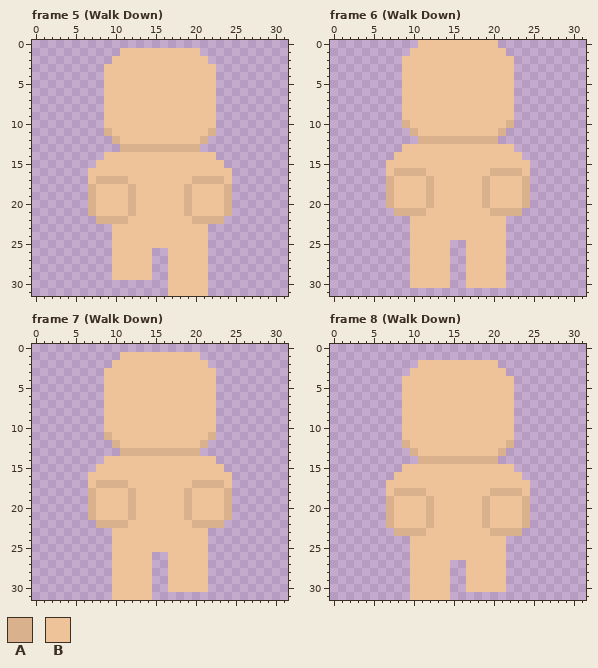
Pixel-art file: build/Aseprite files/player Model template.aseprite. Above, as it was before the edit.
32x32 pixels, 18 frames. Shown: frame 5 (Walk Down), frame 6 (Walk Down), frame 7 (Walk Down), frame 8 (Walk Down). The commit also changed other frames, which this record leaves out.
Visible layers, top first: "Hands", "Base".
Palette (. is transparent): A #d9b28d  B #eec39a
Pixels before, frame 5 (Walk Down), first column x 7:
 1 ....BBBBBBBBBB....
 2 ...BBBBBBBBBBBB...
 3 ..BBBBBBBBBBBBBB..
 4 ..BBBBBBBBBBBBBB..
 5 ..BBBBBBBBBBBBBB..
 6 ..BBBBBBBBBBBBBB..
 7 ..BBBBBBBBBBBBBB..
 8 ..BBBBBBBBBBBBBB..
 9 ..BBBBBBBBBBBBBB..
10 ..BBBBBBBBBBBBBB..
11 ..ABBBBBBBBBBBBA..
12 ...ABBBBBBBBBBA...
13 ....AAAAAAAAAA....
14 ..BBBBBBBBBBBBBB..
15 .BBBBBBBBBBBBBBBB.
16 BBBBBBBBBBBBBBBBBB
17 BAAAABBBBBBBBAAAAB
18 ABBBBABBBBBBABBBBA
19 ABBBBABBBBBBABBBBA
20 ABBBBABBBBBBABBBBA
21 ABBBBABBBBBBABBBBA
22 .AAAABBBBBBBBAAAA.
23 ...BBBBBBBBBBBB...
24 ...BBBBBBBBBBBB...
25 ...BBBBBBBBBBBB...
26 ...BBBBB..BBBBB...
27 ...BBBBB..BBBBB...
28 ...BBBBB..BBBBB...
29 ...BBBBB..BBBBB...
30 ..........BBBBB...
31 ..........BBBBB...
Pixels before, frame 6 (Walk Down), first column x 7:
 0 ....BBBBBBBBBB....
 1 ...BBBBBBBBBBBB...
 2 ..BBBBBBBBBBBBBB..
 3 ..BBBBBBBBBBBBBB..
 4 ..BBBBBBBBBBBBBB..
 5 ..BBBBBBBBBBBBBB..
 6 ..BBBBBBBBBBBBBB..
 7 ..BBBBBBBBBBBBBB..
 8 ..BBBBBBBBBBBBBB..
 9 ..BBBBBBBBBBBBBB..
10 ..ABBBBBBBBBBBBA..
11 ...ABBBBBBBBBBA...
12 ....AAAAAAAAAA....
13 ..BBBBBBBBBBBBBB..
14 .BBBBBBBBBBBBBBBB.
15 BBBBBBBBBBBBBBBBBB
16 BAAAABBBBBBBBAAAAB
17 ABBBBABBBBBBABBBBA
18 ABBBBABBBBBBABBBBA
19 ABBBBABBBBBBABBBBA
20 ABBBBABBBBBBABBBBA
21 .AAAABBBBBBBBAAAA.
22 ...BBBBBBBBBBBB...
23 ...BBBBBBBBBBBB...
24 ...BBBBBBBBBBBB...
25 ...BBBBB..BBBBB...
26 ...BBBBB..BBBBB...
27 ...BBBBB..BBBBB...
28 ...BBBBB..BBBBB...
29 ...BBBBB..BBBBB...
30 ...BBBBB..BBBBB...
Pixels before, frame 7 (Walk Down), first column x 7:
 1 ....BBBBBBBBBB....
 2 ...BBBBBBBBBBBB...
 3 ..BBBBBBBBBBBBBB..
 4 ..BBBBBBBBBBBBBB..
 5 ..BBBBBBBBBBBBBB..
 6 ..BBBBBBBBBBBBBB..
 7 ..BBBBBBBBBBBBBB..
 8 ..BBBBBBBBBBBBBB..
 9 ..BBBBBBBBBBBBBB..
10 ..BBBBBBBBBBBBBB..
11 ..ABBBBBBBBBBBBA..
12 ...ABBBBBBBBBBA...
13 ....AAAAAAAAAA....
14 ..BBBBBBBBBBBBBB..
15 .BBBBBBBBBBBBBBBB.
16 BBBBBBBBBBBBBBBBBB
17 BAAAABBBBBBBBAAAAB
18 ABBBBABBBBBBABBBBA
19 ABBBBABBBBBBABBBBA
20 ABBBBABBBBBBABBBBA
21 ABBBBABBBBBBABBBBA
22 .AAAABBBBBBBBAAAA.
23 ...BBBBBBBBBBBB...
24 ...BBBBBBBBBBBB...
25 ...BBBBBBBBBBBB...
26 ...BBBBB..BBBBB...
27 ...BBBBB..BBBBB...
28 ...BBBBB..BBBBB...
29 ...BBBBB..BBBBB...
30 ...BBBBB..BBBBB...
31 ...BBBBB..........
Pixels before, frame 8 (Walk Down), first column x 7:
 2 ....BBBBBBBBBB....
 3 ...BBBBBBBBBBBB...
 4 ..BBBBBBBBBBBBBB..
 5 ..BBBBBBBBBBBBBB..
 6 ..BBBBBBBBBBBBBB..
 7 ..BBBBBBBBBBBBBB..
 8 ..BBBBBBBBBBBBBB..
 9 ..BBBBBBBBBBBBBB..
10 ..BBBBBBBBBBBBBB..
11 ..BBBBBBBBBBBBBB..
12 ..ABBBBBBBBBBBBA..
13 ...ABBBBBBBBBBA...
14 ....AAAAAAAAAA....
15 ..BBBBBBBBBBBBBB..
16 .BBBBBBBBBBBBBBBB.
17 BBBBBBBBBBBBBBBBBB
18 BAAAABBBBBBBBAAAAB
19 ABBBBABBBBBBABBBBA
20 ABBBBABBBBBBABBBBA
21 ABBBBABBBBBBABBBBA
22 ABBBBABBBBBBABBBBA
23 .AAAABBBBBBBBAAAA.
24 ...BBBBBBBBBBBB...
25 ...BBBBBBBBBBBB...
26 ...BBBBBBBBBBBB...
27 ...BBBBB..BBBBB...
28 ...BBBBB..BBBBB...
29 ...BBBBB..BBBBB...
30 ...BBBBB..BBBBB...
31 ...BBBBB..........
After:
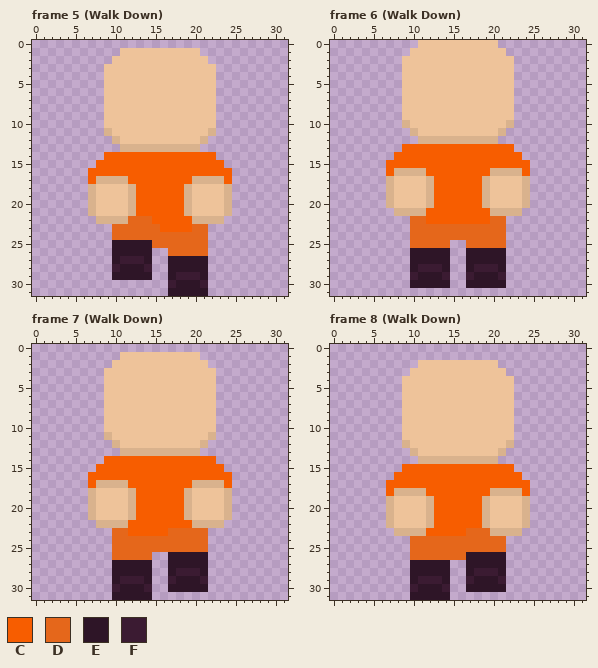
Colours new in this view: C #f75d00  D #e5671b  E #2e1527  F #3b1b32
The commit says: jumpsuit running
Change:
Changed rows in their new state; - is an unchanged pixel.
Frame 5 (Walk Down), layer "Jumpsuit":
first column x 7:
14 --CCCCCCCCCCCCCC--
15 -CCCCCCCCCCCCCCCC-
16 CCCCCCCCCCCCCCCCCC
17 C----CCCCCCCC----C
18 ------CCCCCC------
19 ------CCCCCC------
20 ------CCCCCC------
21 ------CCCCCC------
22 -----DDDCCCCC-----
23 ---DDDDDDCCCCDD---
24 ---DDDDDDDDDDDD---
25 ---EEEEEDDDDDDD---
26 ---EEEEE--DDDDD---
27 ---EFFFE--EEEEE---
28 ---FEEEF--EEEEE---
29 ---EEEEE--EFFFE---
30 ----------FEEEF---
31 ----------EEEEE---
Frame 6 (Walk Down), layer "Jumpsuit":
first column x 7:
13 --CCCCCCCCCCCCCC--
14 -CCCCCCCCCCCCCCCC-
15 CCCCCCCCCCCCCCCCCC
16 C----CCCCCCCC----C
17 ------CCCCCC------
18 ------CCCCCC------
19 ------CCCCCC------
20 ------CCCCCC------
21 -----CCCCCCCC-----
22 ---DDCCCCCCCCDD---
23 ---DDDDDDDDDDDD---
24 ---DDDDDDDDDDDD---
25 ---DDDDD--DDDDD---
26 ---EEEEE--EEEEE---
27 ---EEEEE--EEEEE---
28 ---EFFFE--EFFFE---
29 ---FEEEF--FEEEF---
30 ---EEEEE--EEEEE---
Frame 7 (Walk Down), layer "Jumpsuit":
first column x 7:
14 --CCCCCCCCCCCCCC--
15 -CCCCCCCCCCCCCCCC-
16 CCCCCCCCCCCCCCCCCC
17 C----CCCCCCCC----C
18 ------CCCCCC------
19 ------CCCCCC------
20 ------CCCCCC------
21 ------CCCCCC------
22 -----CCCCCCCC-----
23 ---DDCCCCCDDDDD---
24 ---DDDDDDDDDDDD---
25 ---DDDDDDDDDDDD---
26 ---DDDDD--EEEEE---
27 ---EEEEE--EEEEE---
28 ---EEEEE--EFFFE---
29 ---EFFFE--FEEEF---
30 ---FEEEF--EEEEE---
31 ---EEEEE----------
Frame 8 (Walk Down), layer "Jumpsuit":
first column x 7:
15 --CCCCCCCCCCCCCC--
16 -CCCCCCCCCCCCCCCC-
17 CCCCCCCCCCCCCCCCCC
18 C----CCCCCCCC----C
19 ------CCCCCC------
20 ------CCCCCC------
21 ------CCCCCC------
22 ------CCCCCC------
23 -----CCCCCDDD-----
24 ---DDDDDDDDDDDD---
25 ---DDDDDDDDDDDD---
26 ---DDDDDDDEEEEE---
27 ---EEEEE--EEEEE---
28 ---EEEEE--EFFFE---
29 ---EFFFE--FEEEF---
30 ---FEEEF--EEEEE---
31 ---EEEEE----------
Changed places in both pictures, as pixel boxes (x1, y1, x2, y2):
changed: (88, 152, 232, 296)
changed: (386, 144, 530, 288)
changed: (88, 456, 232, 600)
changed: (386, 464, 530, 600)
